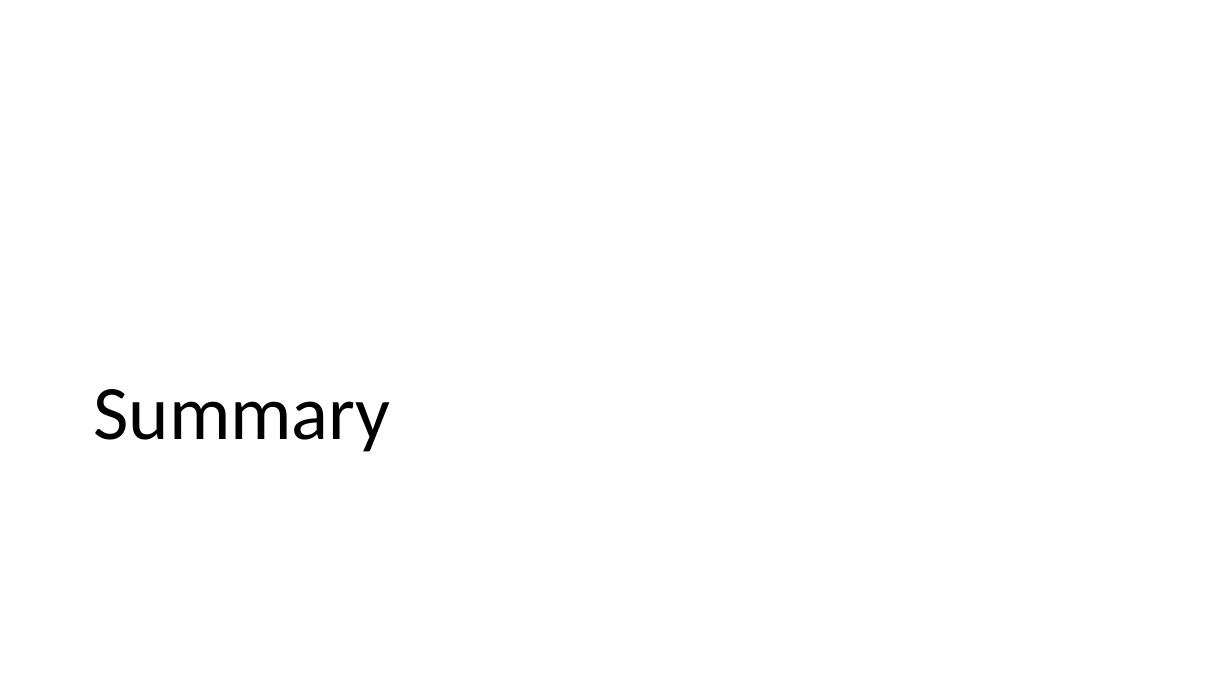
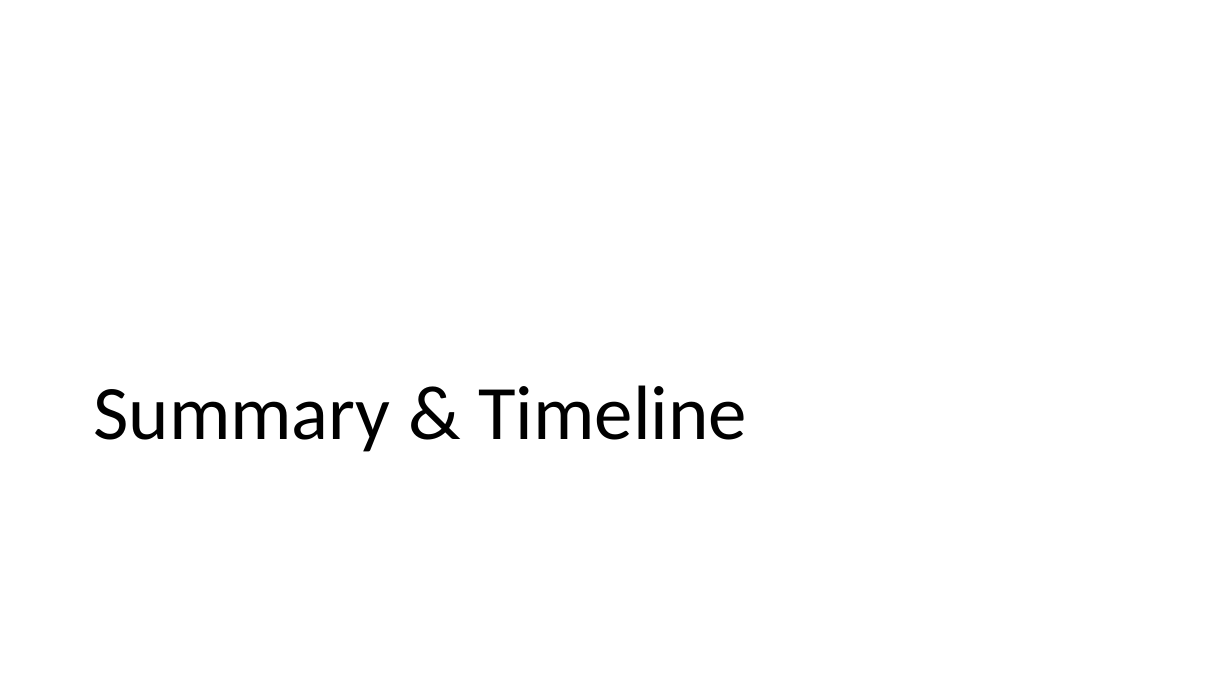
Before and after one commit to machen/Thesis-Proposal, a slide deck: slide 27 of Presentation.pptx (slide 25 before the commit). Drawn at 1232x693 pixels with LibreOffice and Linux fonts; fonts in the diff are those of the drawing. Boxes give left, top, right and bottom in pixels: in the first picture for what was removed or moved away, otherwise in the second. Text is boxed around its words. In the diff, an @@ line names an element or a change of style, - is before the commit and + after.

```diff
--- a/Presentation.pptx
+++ b/Presentation.pptx
@@ title at <box>93,385,747,452</box>: text changed @@
-Summary
+Summary & Timeline
```
Also in this commit, not shown: 9 other slides changed, 11 slides added, 5 slides removed, 10 other files.
